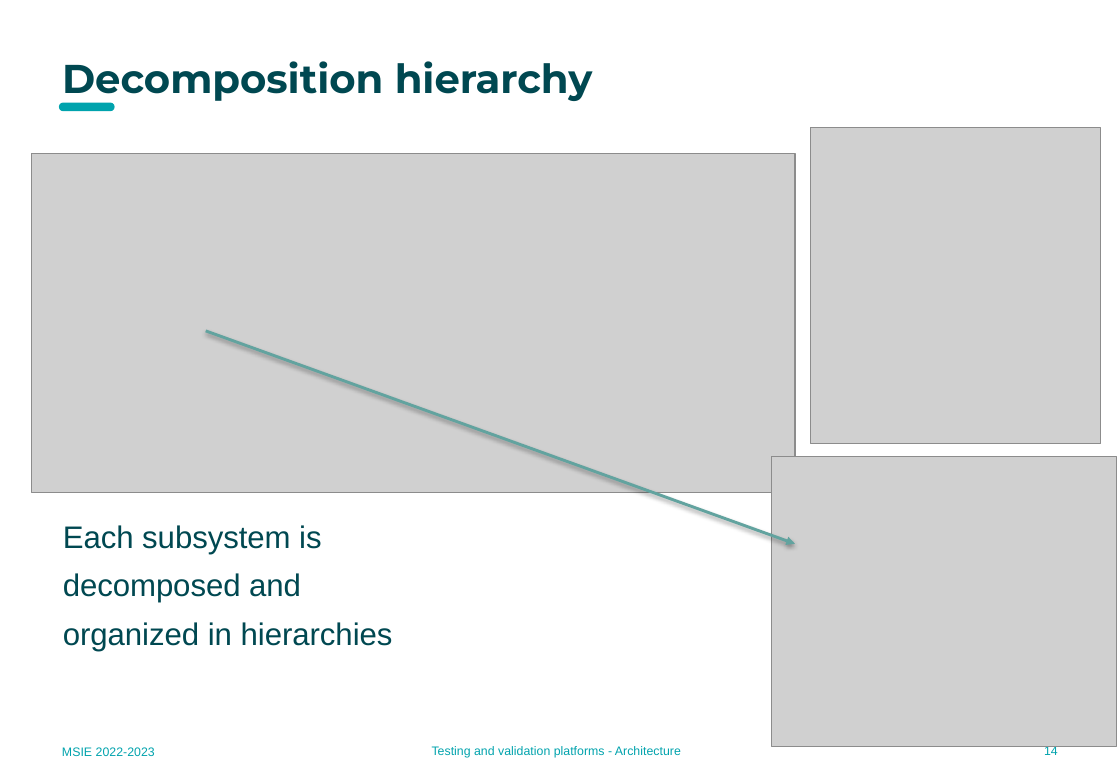
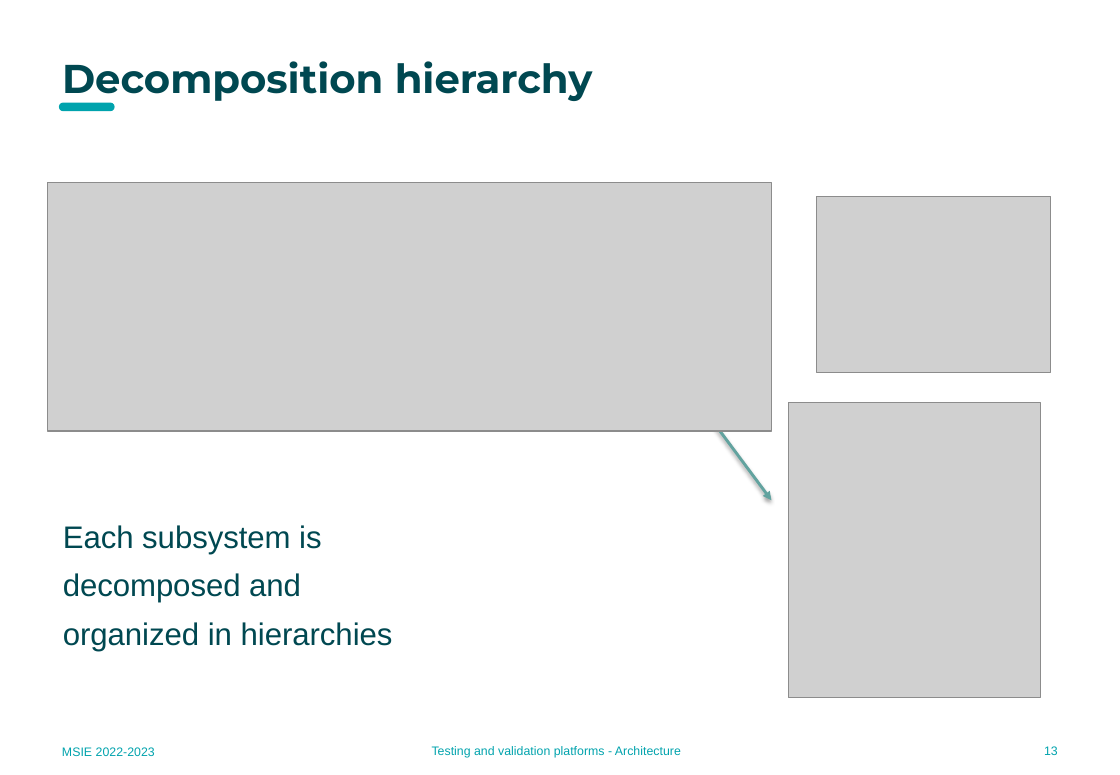
Before and after one commit to MU-MATHWORKS/MODEL-BASED-LIFE-CYCLE-WITH-MATLAB-SIMULINK, a slide deck: slide 13 of PHASE4_Architecture/docs/3.1 Architecure management.pptx (slide 14 before the commit). Drawn at 1120x775 pixels with LibreOffice and Linux fonts; fonts in the diff are those of the drawing; grey boxes stand for pictures; background and template pictures are left out. Boxes give left, top, right and bottom in pixels: in the first picture for what was removed or moved away, otherwise in the second. Text is boxed around its words. In the diff, an @@ line names an element or a change of style, - is before the commit and + after.

```diff
--- a/PHASE4_Architecture/docs/3.1 Architecure management.pptx
+++ b/PHASE4_Architecture/docs/3.1 Architecure management.pptx
@@ picture removed at (811, 128, 1101, 445) @@
@@ picture: place and size @@
-picture at (32, 153, 795, 493)
+picture at (48, 183, 771, 431)
@@ picture added at (817, 196, 1052, 372) @@
@@ arrow moved from (206, 331) - (795, 544) to (645, 331) - (771, 501) @@
@@ picture: place and size @@
-picture at (771, 457, 1117, 747)
+picture at (788, 403, 1040, 699)
@@ page number at (1044, 746, 1058, 755): text changed @@
-14
+13
```
Also in this commit, not shown: 3 other slides changed, 1 slide removed.
